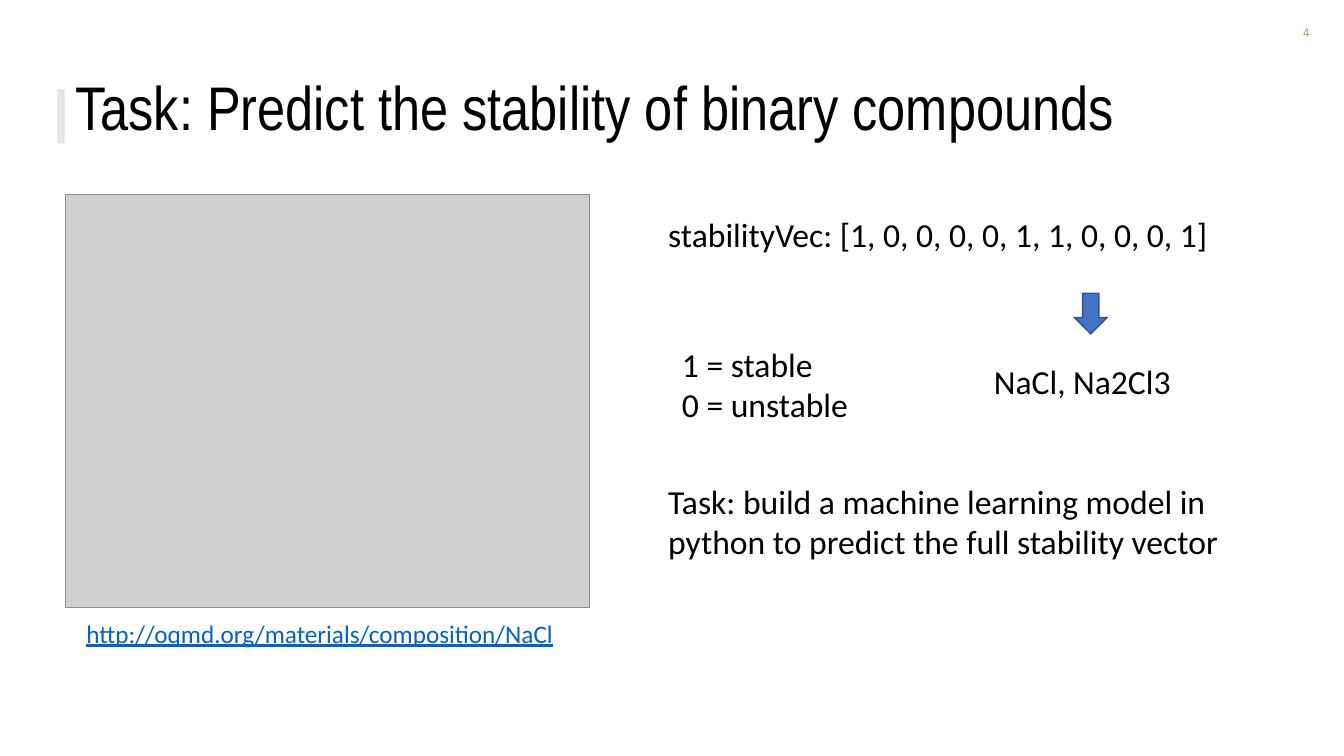
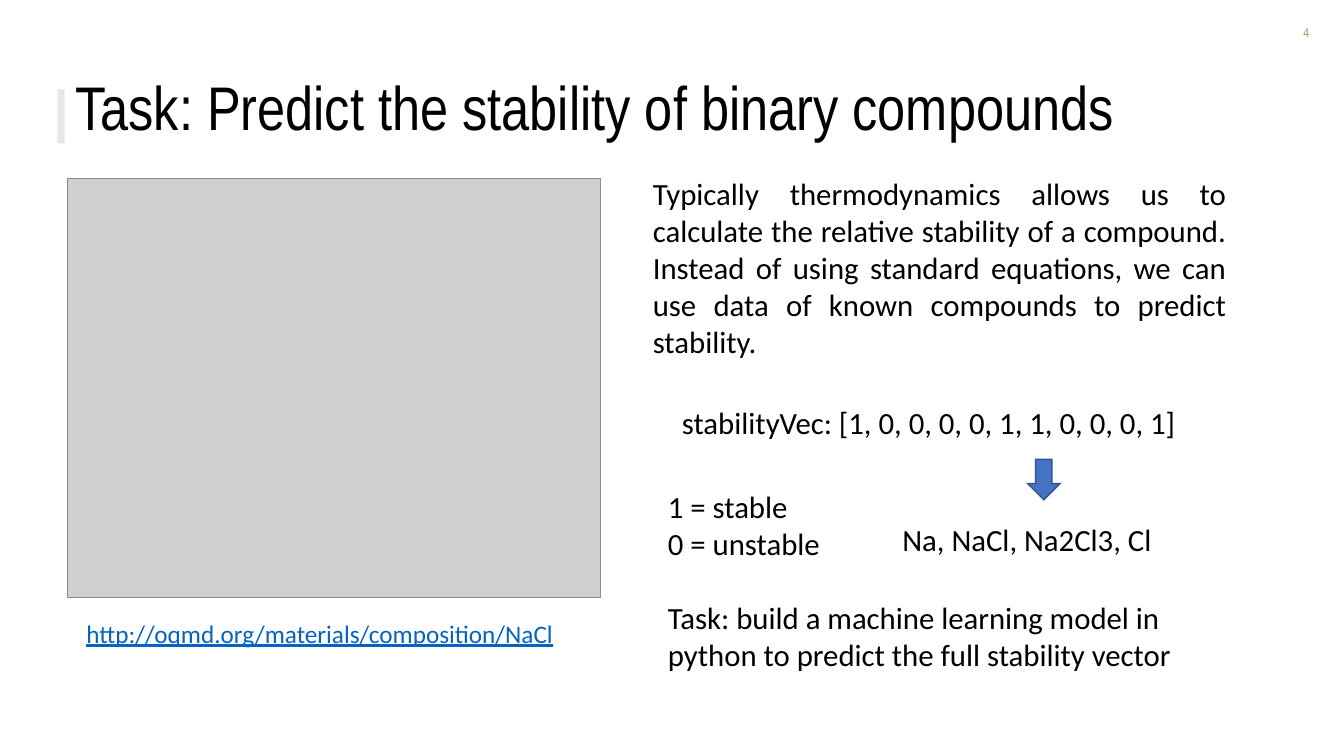
Before and after one commit to ckborg/DSE_challenge, a slide deck: slide 4 of DSE_challenge_slides.pptx. Drawn at 1344x756 pixels with LibreOffice and Linux fonts; fonts in the diff are those of the drawing; grey boxes stand for pictures; background and template pictures are left out. Boxes give left, top, right and bottom in pixels: in the first picture for what was removed or moved away, otherwise in the second. Text is boxed around its words. In the diff, an @@ line names an element or a change of style, - is before the commit and + after.

```diff
--- a/DSE_challenge_slides.pptx
+++ b/DSE_challenge_slides.pptx
@@ picture: place and size @@
-picture at box(66, 195, 591, 608)
+picture at box(68, 178, 601, 598)
@@ text added at box(653, 183, 1226, 358), 22 pt, text #000000 @@
+Typically thermodynamics allows us to calculate the relative stability of a compound. Instead of using standard equations, we can use data of known compounds to predict stability.
@@ size 24 to 22 pt in 3 elements at box(668, 607, 1171, 671), box(668, 496, 820, 556), box(682, 411, 1175, 439) @@
@@ text "stabilityVec: [1, 0, 0, 0, ...": place and size @@
-text "stabilityVec: [1, 0, 0, 0, ..." at box(668, 222, 1207, 253)
+text "stabilityVec: [1, 0, 0, 0, ..." at box(682, 411, 1175, 439)
@@ down arrow: place and size @@
-down arrow at box(1075, 293, 1107, 334)
+down arrow at box(1027, 460, 1060, 500)
@@ text "1 = stable": place and size @@
-text "1 = stable" at box(682, 353, 848, 418)
+text "1 = stable" at box(668, 496, 820, 556)
@@ text at box(902, 529, 1151, 555): text changed; size 24 to 22 pt @@
-NaCl, Na2Cl3
+Na, NaCl, Na2Cl3, Cl
@@ text "Task: build a machine learning ...": place and size @@
-text "Task: build a machine learning ..." at box(668, 490, 1218, 560)
+text "Task: build a machine learning ..." at box(668, 607, 1171, 671)
```
Also in this commit, not shown: 4 other slides changed, 10 slides added, 3 slides removed, 2 other files.
